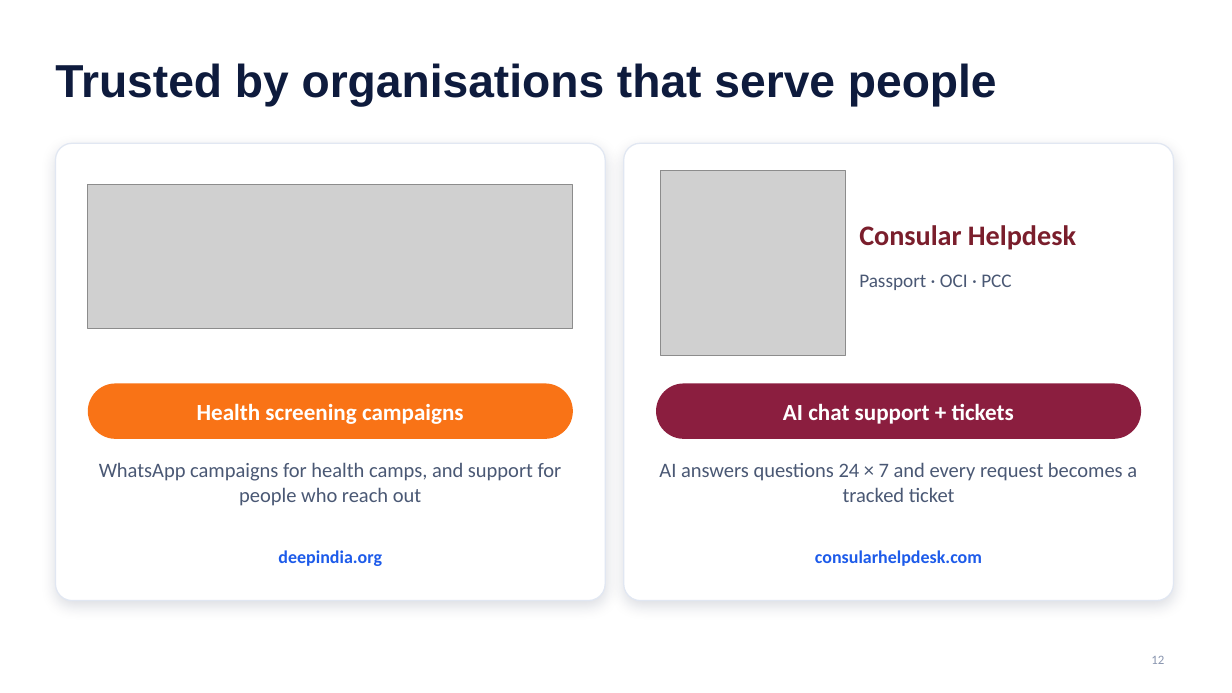
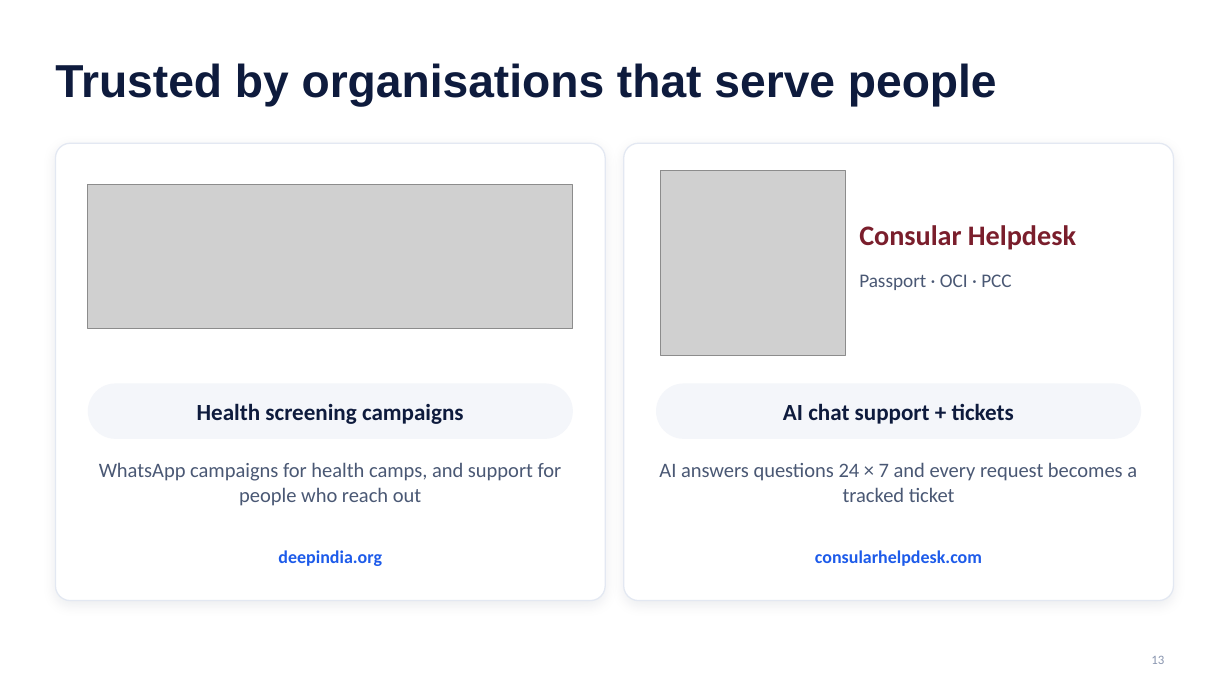
Before and after one commit to tejachennu/Marketing-CRM, a slide deck: slide 13 of docs/presentations/WAMA-CRM-Client-Presentation.pptx (slide 12 before the commit). Drawn at 1232x693 pixels with LibreOffice and Linux fonts; fonts in the diff are those of the drawing; grey boxes stand for pictures; background and template pictures are left out. Boxes give left, top, right and bottom in pixels: in the first picture for what was removed or moved away, otherwise in the second. Text is boxed around its words. In the diff, an @@ line names an element or a change of style, - is before the commit and + after.

```diff
--- a/docs/presentations/WAMA-CRM-Client-Presentation.pptx
+++ b/docs/presentations/WAMA-CRM-Client-Presentation.pptx
@@ rounded rectangle at (x1=55, y1=143, x2=605, y2=601): outline #E1E7F2 1 pt to #E3E8F2 1 pt; shadow changed; proportions changed @@
@@ rounded rectangle at (x1=624, y1=143, x2=1174, y2=601): outline #E1E7F2 1 pt to #E3E8F2 1 pt; shadow changed; proportions changed @@
@@ text "Health screening campaigns" at (x1=197, y1=403, x2=464, y2=424): text colour #FFFFFF to #0E1B3D @@
@@ rounded rectangle at (x1=88, y1=384, x2=573, y2=439): fill #F97316 to #F4F6FA @@
@@ text "AI chat support + tickets" at (x1=783, y1=403, x2=1014, y2=424): text colour #FFFFFF to #0E1B3D @@
@@ rounded rectangle at (x1=656, y1=384, x2=1141, y2=439): fill #8B1E3F to #F4F6FA @@
```
Also in this commit, not shown: 12 other slides changed, 2 slides added, 1 slide removed, 9 other files.
